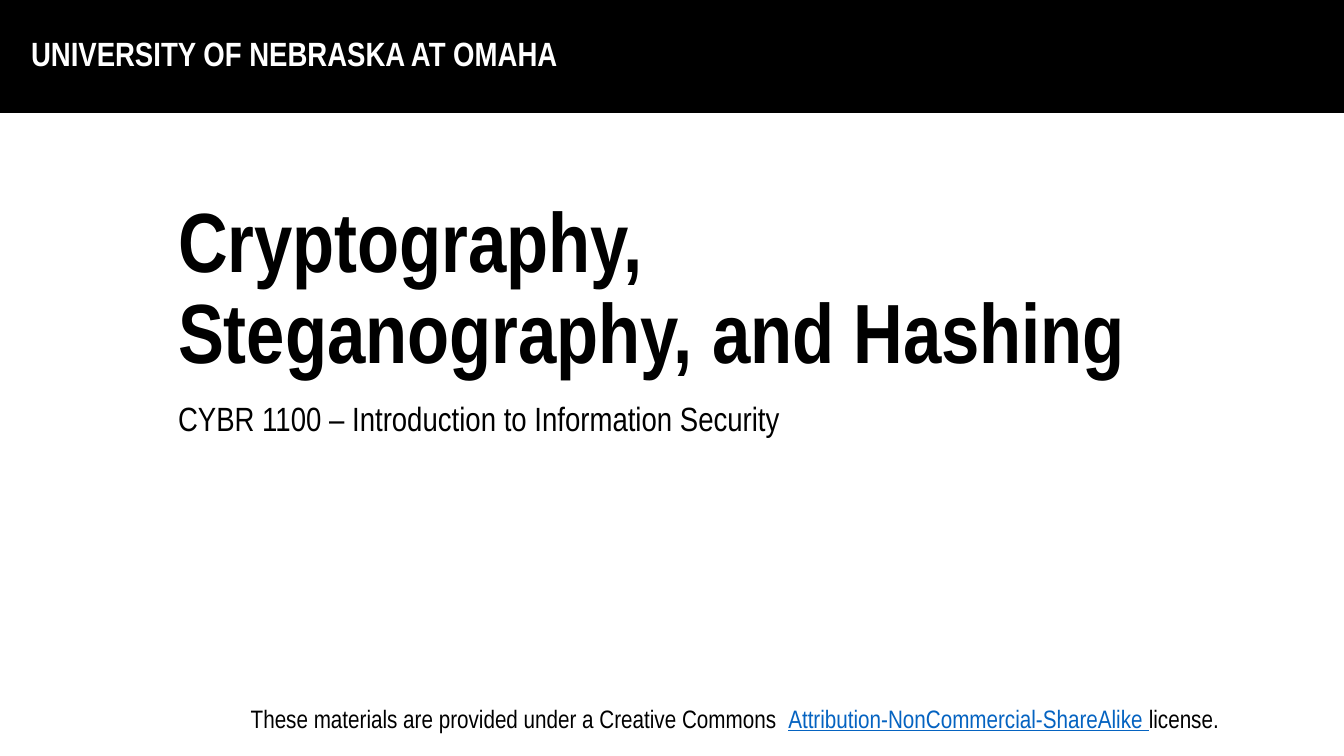
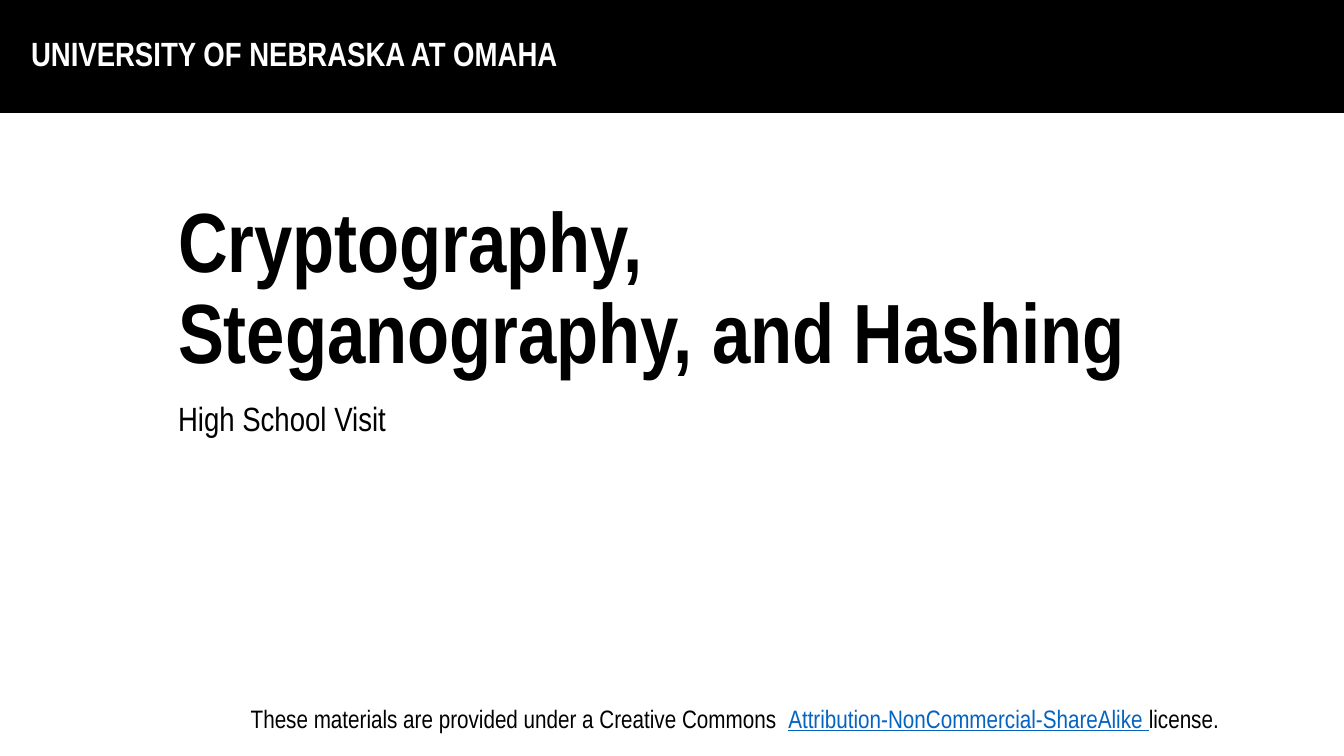
Before and after one commit to UNO-Babb/steg-hunt, a slide deck: slide 1 of Encryption_Steganography_Hashing.pptx. Drawn at 1344x756 pixels with LibreOffice and Linux fonts; fonts in the diff are those of the drawing; background and template pictures are left out. Boxes give left, top, right and bottom in pixels: in the first picture for what was removed or moved away, otherwise in the second. Text is boxed around its words. In the diff, an @@ line names an element or a change of style, - is before the commit and + after.

Commit message:
Updated for HS visit

```diff
--- a/Encryption_Steganography_Hashing.pptx
+++ b/Encryption_Steganography_Hashing.pptx
@@ subtitle at [178,406,386,437]: text changed @@
-CYBR 1100 – Introduction to Information Security
+High School Visit
```
Also in this commit, not shown: 19 slides removed, 20 other files.
